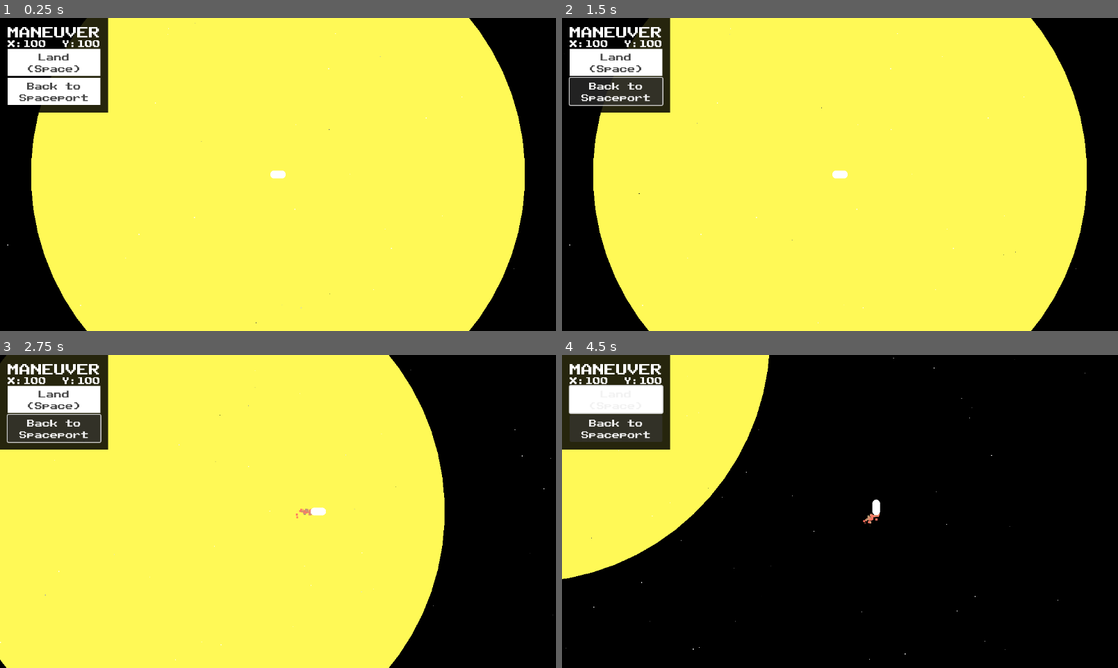
Above: before the commit, frames 1-4 (two rows, left to right).
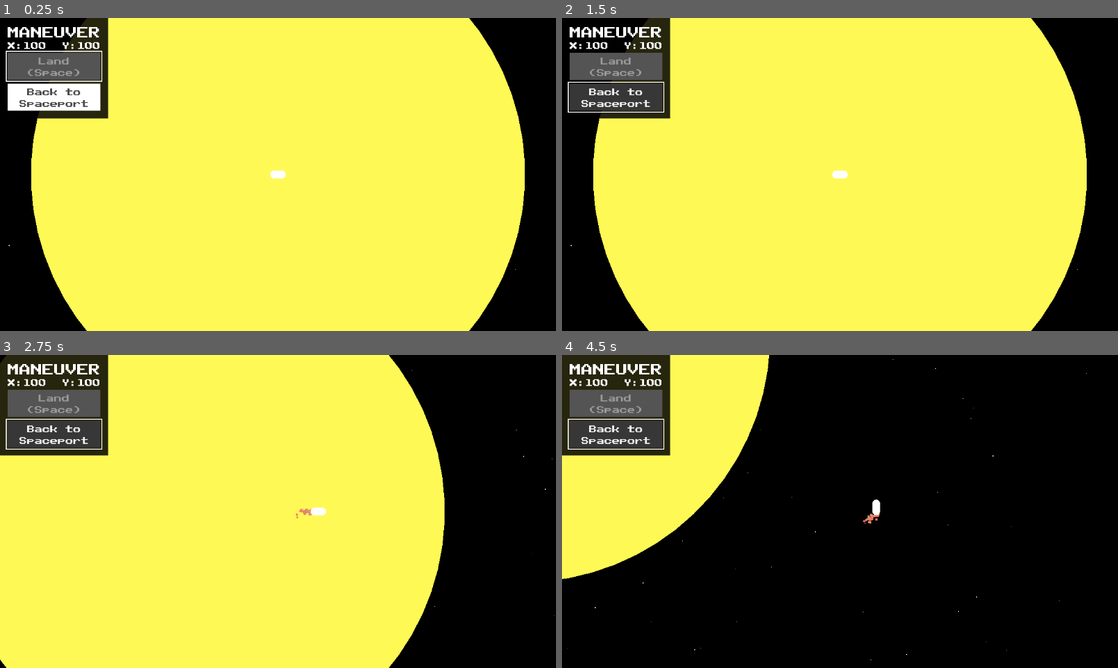
Above: after the commit, the same moments.

Repository: late-parrot/tsa-video-game-design-2026
Game: Godot game, scene res://scenes/maneuver.tscn
Same seed, same stepped clock (60 frames per second), same inputs: the game is played once before the commit and once after it. This scene is started directly instead of the project's main scene.
Inputs (mouse positions are in pixels of both pictures, inside the frame that each line leads up to):
- Up to frame 1 (0.25 s): no input
- Up to frame 2 (1.5 s): click (617, 61) at 0.5 s, where only the run before the commit has a clickable "Land (Space)"; click "Back to Spaceport" at 1.25 s
- Up to frame 3 (2.75 s): hold Right (right) from 2.03 s (still down)
- Up to frame 4 (4.5 s): release Right (right) at 2.78 s; hold Down (down) 2.78-3.53 s; hold Right (right) 3.53-4.28 s; hold Up (up) from 4.28 s (still down)

The runs differ from the first frame. In frame 1, 3.0% of the frame differs, in the area x 1-93%, y 1-98%; in frame 2, 3.0%; in frame 3, 3.2%; in frame 4, 3.3%, in the area x 0-95%, y 0-98%.

Commit message:
UI changes, UI navigation
UI cannot be navigated using arrow keys/space/left stick in favor of using these for actual gameplay. This game will have a lot of playing with a menu open, so this is definitely beneficial. This will not affect users with a mouse.

Diff:
--- a/project.godot
+++ b/project.godot
@@ -21,6 +21,45 @@
 
 [input]
 
+ui_accept={
+"deadzone": 0.5,
+"events": [Object(InputEventKey,"resource_local_to_scene":false,"resource_name":"","device":0,"window_id":0,"alt_pressed":false,"shift_pressed":false,"ctrl_pressed":false,"meta_pressed":false,"pressed":false,"keycode":4194309,"physical_keycode":0,"key_label":0,"unicode":0,"location":0,"echo":false,"script":null)
+, Object(InputEventKey,"resource_local_to_scene":false,"resource_name":"","device":0,"window_id":0,"alt_pressed":false,"shift_pressed":false,"ctrl_pressed":false,"meta_pressed":false,"pressed":false,"keycode":4194310,"physical_keycode":0,"key_label":0,"unicode":0,"location":0,"echo":false,"script":null)
+, Object(InputEventJoypadButton,"resource_local_to_scene":false,"resource_name":"","device":-1,"button_index":1,"pressure":0.0,"pressed":true,"script":null)
+]
+}
+ui_focus_next={
+"deadzone": 0.5,
+"events": [Object(InputEventKey,"resource_local_to_scene":false,"resource_name":"","device":0,"window_id":0,"alt_pressed":false,"shift_pressed":false,"ctrl_pressed":false,"meta_pressed":false,"pressed":false,"keycode":4194306,"physical_keycode":0,"key_label":0,"unicode":0,"location":0,"echo":false,"script":null)
+, Object(InputEventJoypadButton,"resource_local_to_scene":false,"resource_name":"","device":-1,"button_index":10,"pressure":0.0,"pressed":true,"script":null)
+]
+}
+ui_focus_prev={
+"deadzone": 0.5,
+"events": [Object(InputEventKey,"resource_local_to_scene":false,"resource_name":"","device":0,"window_id":0,"alt_pressed":false,"shift_pressed":true,"ctrl_pressed":false,"meta_pressed":false,"pressed":false,"keycode":4194306,"physical_keycode":0,"key_label":0,"unicode":0,"location":0,"echo":false,"script":null)
+, Object(InputEventJoypadButton,"resource_local_to_scene":false,"resource_name":"","device":-1,"button_index":9,"pressure":0.0,"pressed":true,"script":null)
+]
+}
+ui_left={
+"deadzone": 0.5,
+"events": [Object(InputEventJoypadMotion,"resource_local_to_scene":false,"resource_name":"","device":0,"axis":2,"axis_value":-1.0,"script":null)
+]
+}
+ui_right={
+"deadzone": 0.5,
+"events": [Object(InputEventJoypadMotion,"resource_local_to_scene":false,"resource_name":"","device":0,"axis":2,"axis_value":1.0,"script":null)
+]
+}
+ui_up={
+"deadzone": 0.5,
+"events": [Object(InputEventJoypadMotion,"resource_local_to_scene":false,"resource_name":"","device":0,"axis":3,"axis_value":-1.0,"script":null)
+]
+}
+ui_down={
+"deadzone": 0.5,
+"events": [Object(InputEventJoypadMotion,"resource_local_to_scene":false,"resource_name":"","device":0,"axis":3,"axis_value":1.0,"script":null)
+]
+}
 up={
 "deadzone": 0.2,
 "events": [Object(InputEventKey,"resource_local_to_scene":false,"resource_name":"","device":-1,"window_id":0,"alt_press …(195 unchanged characters)…
@@ -53,6 +92,11 @@
 , Object(InputEventJoypadButton,"resource_local_to_scene":false,"resource_name":"","device":-1,"button_index":14,"pressure":0.0,"pressed":true,"script":null)
 ]
 }
+land={
+"deadzone": 0.2,
+"events": [Object(InputEventKey,"resource_local_to_scene":false,"resource_name":"","device":-1,"window_id":0,"alt_pressed":false,"shift_pressed":false,"ctrl_pressed":false,"meta_pressed":false,"pressed":false,"keycode":0,"physical_keycode":32,"key_label":0,"unicode":32,"location":0,"echo":false,"script":null)
+]
+}
 
 [rendering]
 
--- a/resources/theme.tres
+++ b/resources/theme.tres
@@ -1,6 +1,32 @@
-[gd_resource type="Theme" load_steps=4 format=3 uid="uid://di0u5lyy4etar"]
+[gd_resource type="Theme" load_steps=8 format=3 uid="uid://di0u5lyy4etar"]
 
 [ext_resource type="FontFile" uid="uid://ds0ykayo4mldk" path="res://assets/PublicPixel.ttf" id="1_d4nwg"]
+
+[sub_resource type="StyleBoxFlat" id="StyleBoxFlat_886mr"]
+content_margin_left = 8.0
+content_margin_top = 8.0
+content_margin_right = 8.0
+content_margin_bottom = 8.0
+bg_color = Color(0.328125, 0.328125, 0.328125, 1)
+
+[sub_resource type="StyleBoxFlat" id="StyleBoxFlat_aaf3v"]
+draw_center = false
+border_width_left = 2
+border_width_top = 2
+border_width_right = 2
+border_width_bottom = 2
+border_color = Color(1, 1, 1, 1)
+expand_margin_left = 4.0
+expand_margin_top = 4.0
+expand_margin_right = 4.0
+expand_margin_bottom = 4.0
+
+[sub_resource type="StyleBoxFlat" id="StyleBoxFlat_b751m"]
+content_margin_left = 8.0
+content_margin_top = 8.0
+content_margin_right = 8.0
+content_margin_bottom = 8.0
+bg_color = Color(0.21484375, 0.21484375, 0.21484375, 1)
 
 [sub_resource type="StyleBoxFlat" id="StyleBoxFlat_d4nwg"]
 content_margin_left = 8.0
@@ -9,16 +35,30 @@
 content_margin_bottom = 8.0
 bg_color = Color(1, 1, 1, 1)
 
+[sub_resource type="StyleBoxFlat" id="StyleBoxFlat_owntx"]
+content_margin_left = 8.0
+content_margin_top = 8.0
+content_margin_right = 8.0
+content_margin_bottom = 8.0
+bg_color = Color(0.21484375, 0.21484375, 0.21484375, 1)
+
 [sub_resource type="StyleBoxFlat" id="StyleBoxFlat_7ct1h"]
 bg_color = Color(0, 0, 0, 0.8509804)
 
 [resource]
 default_font = ExtResource("1_d4nwg")
 Button/colors/font_color = Color(0.2811873, 0.28118667, 0.2811868, 1)
+Button/colors/font_focus_color = Color(0.28235295, 0.28235295, 0.28235295, 1)
 Button/constants/line_spacing = 8
+Button/styles/disabled = SubResource("StyleBoxFlat_886mr")
+Button/styles/focus = SubResource("StyleBoxFlat_aaf3v")
+Button/styles/hover = SubResource("StyleBoxFlat_b751m")
 Button/styles/normal = SubResource("StyleBoxFlat_d4nwg")
+Button/styles/pressed = SubResource("StyleBoxFlat_owntx")
+HBoxContainer/constants/separation = 8
 MarginContainer/constants/margin_bottom = 16
 MarginContainer/constants/margin_left = 16
 MarginContainer/constants/margin_right = 16
 MarginContainer/constants/margin_top = 16
 PanelContainer/styles/panel = SubResource("StyleBoxFlat_7ct1h")
+VBoxContainer/constants/separation = 8
--- a/scenes/maneuver.tscn
+++ b/scenes/maneuver.tscn
@@ -1,7 +1,9 @@
-[gd_scene load_steps=14 format=3 uid="uid://dwsidhkts8v1c"]
+[gd_scene load_steps=16 format=3 uid="uid://dwsidhkts8v1c"]
 
 [ext_resource type="PackedScene" uid="uid://c5h2bmcfooygk" path="res://scenes/maneuver_overlay.tscn" id="1_40ujs"]
 [ext_resource type="PackedScene" uid="uid://gvgpvaqcuuwx" path="res://scenes/maneuver_player.tscn" id="1_le8cj"]
+[ext_resource type="Script" uid="uid://bi7r77pycujcw" path="res://scripts/maneuver_planet.gd" id="1_n7xhb"]
+[ext_resource type="Script" uid="uid://bxii1evga2wvq" path="res://scripts/maneuver.gd" id="1_ytq0j"]
 
 [sub_resource type="CircleShape2D" id="CircleShape2D_40ujs"]
 radius = 512.0
@@ -49,6 +51,7 @@
 color_ramp = SubResource("GradientTexture1D_sugp2")
 
 [node name="Maneuver" type="Node2D"]
+script = ExtResource("1_ytq0j")
 
 [node name="Planets" type="Node2D" parent="."]
 
@@ -65,6 +68,7 @@
 
 [node name="Earth" type="Area2D" parent="Planets"]
 position = Vector2(1208, 848)
+script = ExtResource("1_n7xhb")
 
 [node name="CollisionShape2D" type="CollisionShape2D" parent="Planets/Earth"]
 shape = SubResource("CircleShape2D_n7xhb")
@@ -92,7 +96,8 @@
 color = Color(0, 0, 0, 1)
 
 [node name="Stars" type="GPUParticles2D" parent="ManeuverPlayer"]
-z_index = -1
+z_index = -4096
+position = Vector2(3, 1)
 amount = 256
 texture = SubResource("GradientTexture2D_40ujs")
 lifetime = 10.0
--- a/scenes/maneuver_overlay.tscn
+++ b/scenes/maneuver_overlay.tscn
@@ -1,11 +1,19 @@
-[gd_scene load_steps=4 format=3 uid="uid://c5h2bmcfooygk"]
+[gd_scene load_steps=8 format=3 uid="uid://c5h2bmcfooygk"]
 
 [ext_resource type="Theme" uid="uid://di0u5lyy4etar" path="res://resources/theme.tres" id="1_7gthf"]
+[ext_resource type="Script" uid="uid://6bcbl4gtihul" path="res://scripts/maneuver_overlay.gd" id="2_a61oy"]
+[ext_resource type="Script" uid="uid://dirf1x85aa1hf" path="res://scripts/start_with_focus.gd" id="2_rn1gq"]
 
 [sub_resource type="LabelSettings" id="LabelSettings_7gthf"]
 font_size = 24
 
 [sub_resource type="LabelSettings" id="LabelSettings_rn1gq"]
+
+[sub_resource type="InputEventAction" id="InputEventAction_a61oy"]
+action = &"land"
+
+[sub_resource type="Shortcut" id="Shortcut_myw3t"]
+events = [SubResource("InputEventAction_a61oy")]
 
 [node name="ManeuverOverlay" type="Control"]
 layout_mode = 3
@@ -15,6 +23,7 @@
 grow_horizontal = 2
 grow_vertical = 2
 theme = ExtResource("1_7gthf")
+script = ExtResource("2_a61oy")
 
 [node name="Container" type="PanelContainer" parent="."]
 layout_mode = 0
@@ -49,10 +58,15 @@
 
 [node name="Land" type="Button" parent="Container/MarginContainer/VBoxContainer"]
 layout_mode = 2
+disabled = true
+shortcut = SubResource("Shortcut_myw3t")
 text = "Land
 (Space)"
+script = ExtResource("2_rn1gq")
 
 [node name="BackToSpaceport" type="Button" parent="Container/MarginContainer/VBoxContainer"]
 layout_mode = 2
 text = "Back to
 Spaceport"
+
+[connection signal="pressed" from="Container/MarginContainer/VBoxContainer/Land" to="." method="_on_land_pressed"]
--- /dev/null
+++ b/scripts/maneuver.gd
@@ -0,0 +1,11 @@
+extends Node2D
+
+
+func enable_land() -> void:
+	$UI/ManeuverOverlay.enable_land()
+
+func disable_land() -> void:
+	$UI/ManeuverOverlay.disable_land()
+
+func land() -> void:
+	get_tree().quit()
--- /dev/null
+++ b/scripts/maneuver_overlay.gd
@@ -0,0 +1,13 @@
+extends Control
+
+
+@onready var maneuver = $"../.."
+
+func enable_land() -> void:
+	$Container/MarginContainer/VBoxContainer/Land.disabled = false
+
+func disable_land() -> void:
+	$Container/MarginContainer/VBoxContainer/Land.disabled = true
+
+func _on_land_pressed() -> void:
+	maneuver.land()
--- /dev/null
+++ b/scripts/maneuver_planet.gd
@@ -0,0 +1,16 @@
+extends Area2D
+
+
+@onready var maneuver = $"../.."
+
+func _ready() -> void:
+	connect("body_entered", _on_body_entered)
+	connect("body_exited", _on_body_exited)
+
+func _on_body_entered(body: Node2D) -> void:
+	if body is CharacterBody2D:
+		maneuver.enable_land()
+
+func _on_body_exited(body: Node2D) -> void:
+	if body is CharacterBody2D:
+		maneuver.disable_land()
--- /dev/null
+++ b/scripts/start_with_focus.gd
@@ -0,0 +1,5 @@
+extends Control
+
+
+func _ready() -> void:
+	grab_focus()
Not shown, added: scripts/maneuver.gd.uid
Not shown, added: scripts/maneuver_overlay.gd.uid
Not shown, added: scripts/maneuver_planet.gd.uid
Not shown, added: scripts/start_with_focus.gd.uid
Not shown, changed: README.md
